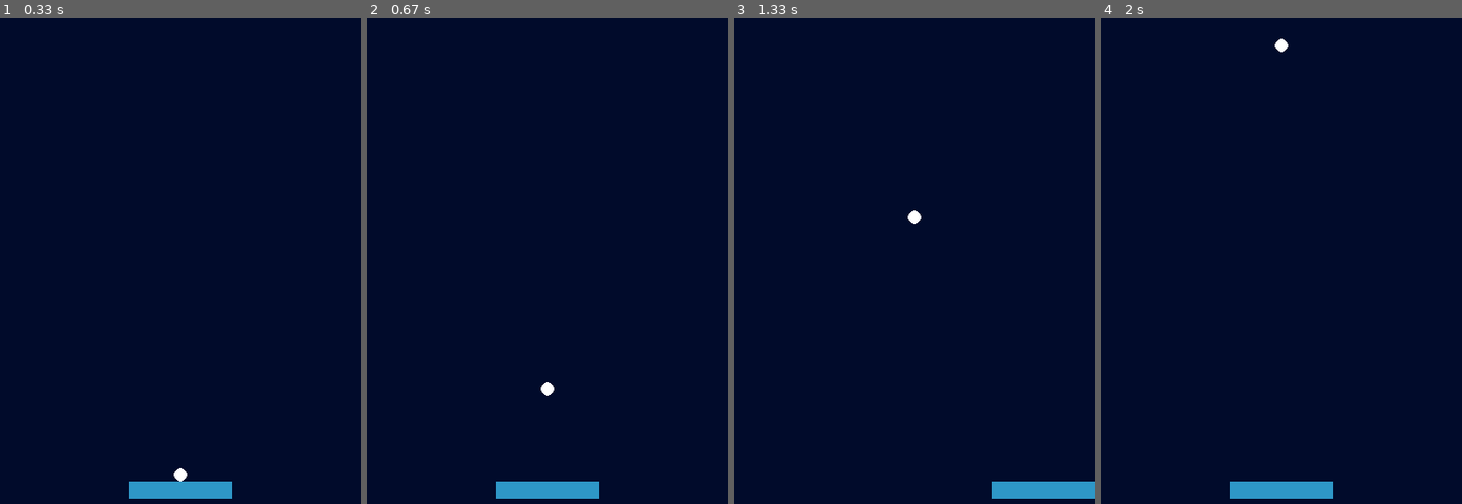
Above: before the commit, frames 1-4 (left to right).
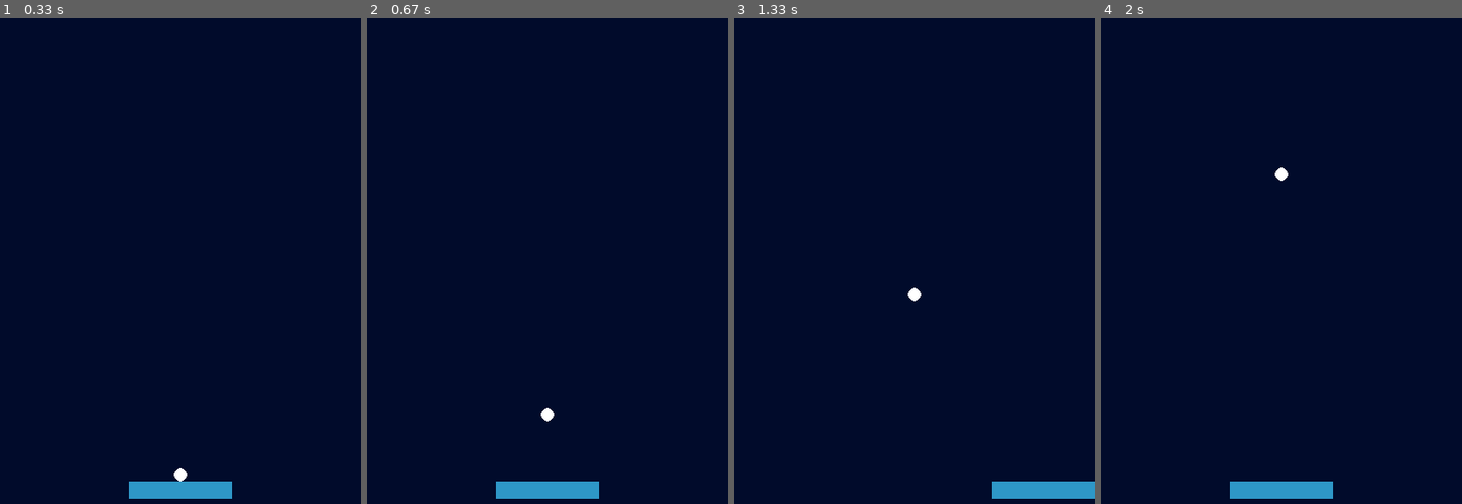
Above: after the commit, the same moments.

Repository: SebasMorales1/arkanoid-pygame
Game: pygame game, started from main.py
Same seed, same stepped clock (60 frames per second), same inputs: the game is played once before the commit and once after it.
Inputs:
- Up to frame 1 (0.33 s): no input
- Up to frame 2 (0.67 s): tap Space at 0.33 s
- Up to frame 3 (1.33 s): hold Right 0.67-1.13 s; tap Space at 0.73, 1.03, 1.23 s; hold Right from 1.17 s (still down)
- Up to frame 4 (2 s): tap Space at 1.53, 1.73 s; release Right at 1.63 s; hold Left from 1.67 s (still down)

Frame 1 is identical in both runs. In frame 2, 0.2% of the frame differs, in the area x 48-52%, y 74-84%; in frame 3, 0.2%; in frame 4, 0.2%.

Commit message:
Add rebounced to the ball

Diff:
--- a/main.py
+++ b/main.py
@@ -35,7 +35,7 @@
 class Ball(Collision_with_bordersTrait):
     def __init__(self, pos, width, sticked):
         self.color = (255, 255, 255)
-        self.speed = 10
+        self.speed = 7
         self.state = 0 # State = 0: sticky 1: in movement
         self.width = width
         self.xdirection = 0
@@ -50,6 +50,7 @@
         if self.state == 0:
             self.pos[0] = player_pos[0] + self.sticked
         elif self.state == 1:
+            self.pos[0] += (self.speed-1)*self.xdirection
             self.pos[1] += self.speed*self.ydirection
 
     def check_collision(self, screen_size):
@@ -70,13 +71,19 @@
         yball_area = (self.pos[1], self.pos[1]+self.width)
         collisioned_x = xball_area[0] >= xplayer_area[0] and xball_area[1] <= xplayer_area[1]
         collisioned_y = yball_area[1] >= yplayer_area[0]-self.width and yball_area[0] <= yplayer_area[0]
+        collisioned_only_x = collisioned_x and yball_area[0] < yplayer_area[1] and yball_area[1] > yplayer_area[0]
+
+        center = player_width//2+player_pos[0]
+        collision_side = 1 if self.pos[0] > center else -1 if self.pos[0] < center else 0
 
         if collisioned_x and collisioned_y and self.state != 0:
-            print("The ball collisions with player")
-            print(f"player area: x={xplayer_area} y={yplayer_area}")
-            print(f"ball area: x={xball_area} y={yball_area}")
-            # self.pos[1] = yplayer_area[0]-self.width
             self.ydirection = -1
+            if self.xdirection == 0 and collision_side != 0:
+                self.xdirection = collision_side
+        elif collisioned_only_x:
+            self.pos[0] += collision_side
+            self.xdirection = collision_side
+            self.xangle += 10*collision_side
 
 # Configs
 SCREEN_SIZE = (420, 580)
@@ -107,8 +114,9 @@
                 running = False
             if event.type == pygame.KEYDOWN:
                 if event.key == 32:
-                    ball.ydirection = -1
-                    ball.state = 1
+                    if ball.state == 0:
+                        ball.ydirection = -1
+                        ball.state = 1
 
         keys = pygame.key.get_pressed()
         player.movement(keys)
